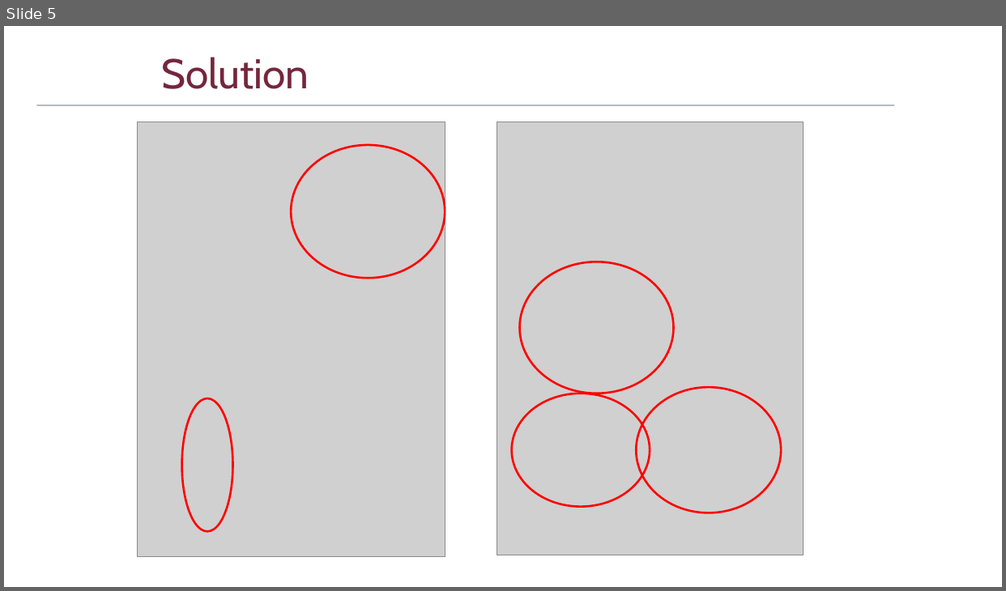
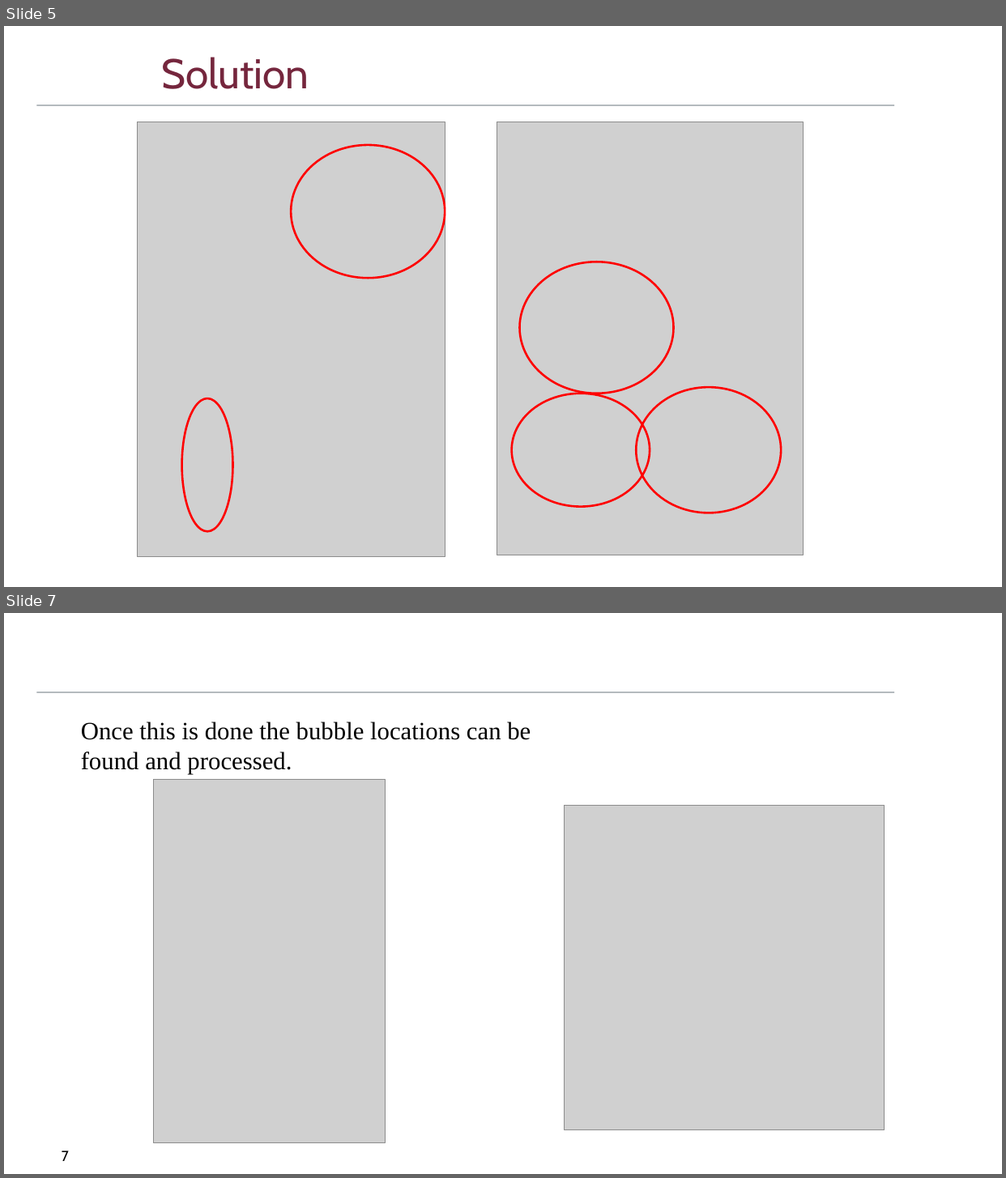
Before and after one commit to DriesSmit/SkripsieReport, a slide deck: OralExamination/SkripsieOral_APSmit.pptx. Shown one above the other, each under a label of ours: slide 5 before the commit, slides 5 and 7 after it; the slides between them are not shown. The pictures are 1006x591 and 1006x1178 pixels, drawn with LibreOffice and Linux fonts; fonts in the diff are those of the drawing; grey boxes stand for pictures; background and template pictures are left out. Boxes give left, top, right and bottom in pixels: in the first picture for what was removed or moved away, otherwise in the second. Text is boxed around its words. In the diff, an @@ line names an element or a change of style, - is before the commit and + after.

```diff
--- a/OralExamination/SkripsieOral_APSmit.pptx
+++ b/OralExamination/SkripsieOral_APSmit.pptx
@@ slide 7 added at bbox=[4, 613, 1002, 1174], background #FFFFFF; not listed: 1 template element that a slide beside it also shows @@
@@ text added at bbox=[81, 722, 530, 774], 24 pt, text #000000 @@
+Once this is done the bubble locations can be found and processed.
@@ picture added at bbox=[154, 780, 385, 1144] @@
@@ picture added at bbox=[565, 806, 885, 1131] @@
@@ page number added at bbox=[62, 1151, 69, 1161], 14 pt, text #000000 @@
+7
```
Also in this commit, not shown: 2 slides changed, 1 other slide added, 2 slides removed, 1 other file.
